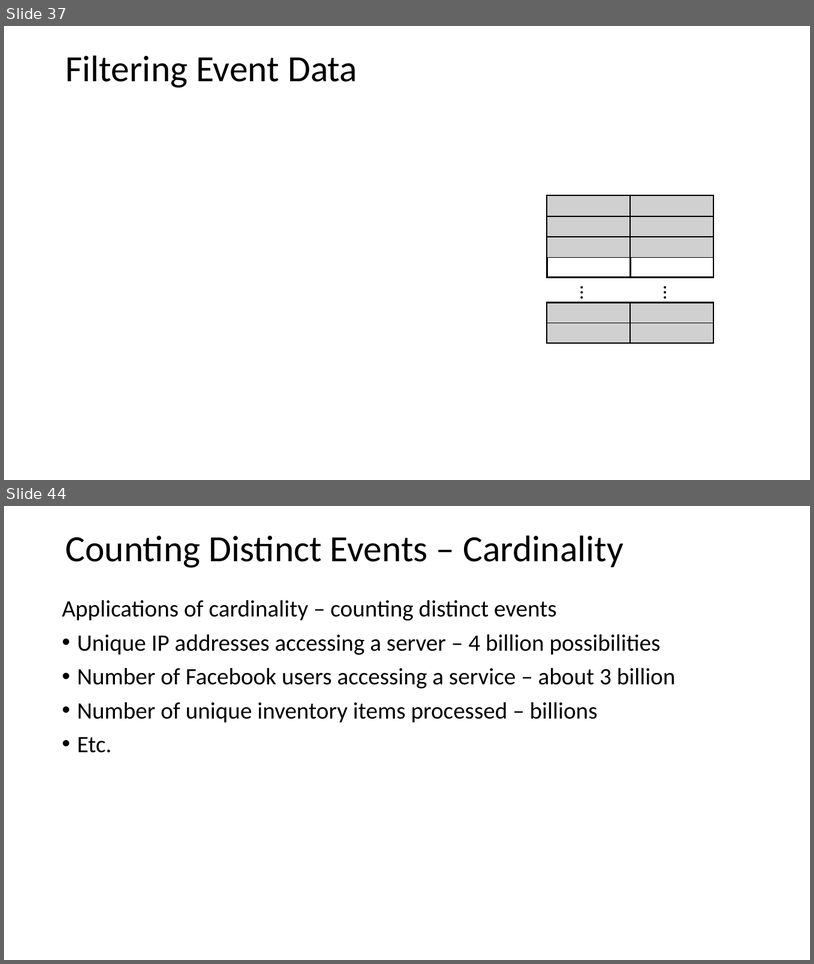
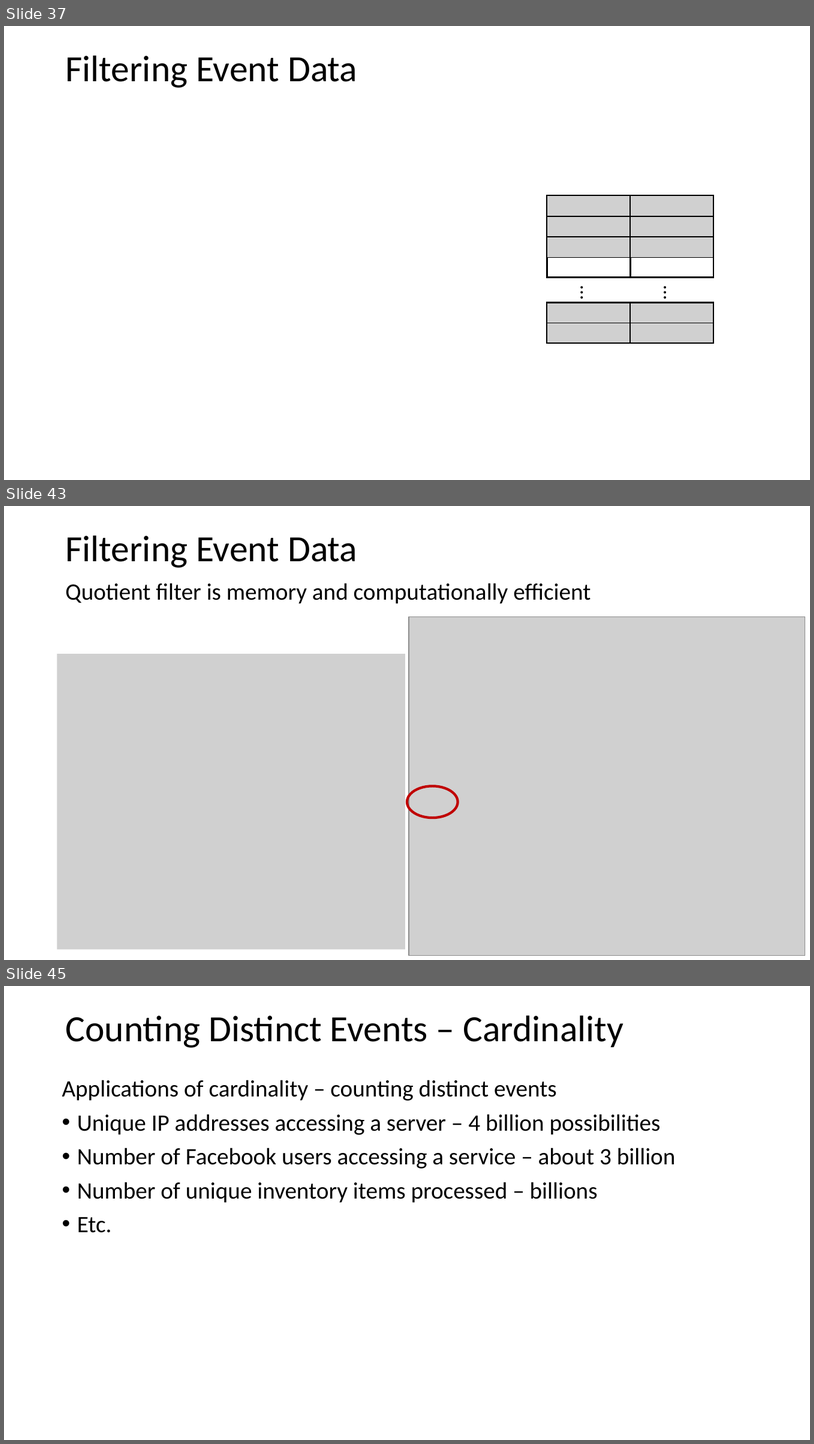
Before and after one commit to StephenElston/CSCI-E-108, a slide deck: slides/3_StreamingAnalytics.pptx. Shown one above the other, each under a label of ours: slides 37 and 44 before the commit, slides 37, 43 and 45 after it; the slides between them are not shown. The pictures are 814x964 and 814x1444 pixels, drawn with LibreOffice and Linux fonts; fonts in the diff are those of the drawing; grey boxes stand for pictures. Boxes give left, top, right and bottom in pixels: in the first picture for what was removed or moved away, otherwise in the second. Text is boxed around its words. In the diff, an @@ line names an element or a change of style, - is before the commit and + after.

```diff
--- a/slides/3_StreamingAnalytics.pptx
+++ b/slides/3_StreamingAnalytics.pptx
@@ slide 43 added at (x1=4, y1=506, x2=810, y2=960), background #FFFFFF @@
@@ text added at (x1=65, y1=535, x2=357, y2=568), 44 pt, text #000000 @@
+Filtering Event Data
@@ text added at (x1=65, y1=583, x2=591, y2=604), 28 pt, text #000000 @@
+Quotient filter is memory and computationally efficient
@@ picture added at (x1=410, y1=617, x2=806, y2=955) @@
@@ picture added at (x1=57, y1=654, x2=405, y2=949) @@
@@ ellipse added at (x1=408, y1=786, x2=458, y2=817), outline #C00000 3 pt @@
@@ what was slide 44 is now slide 45 @@
```
Also in this commit, not shown: 8 slides changed, 1 other slide added.
